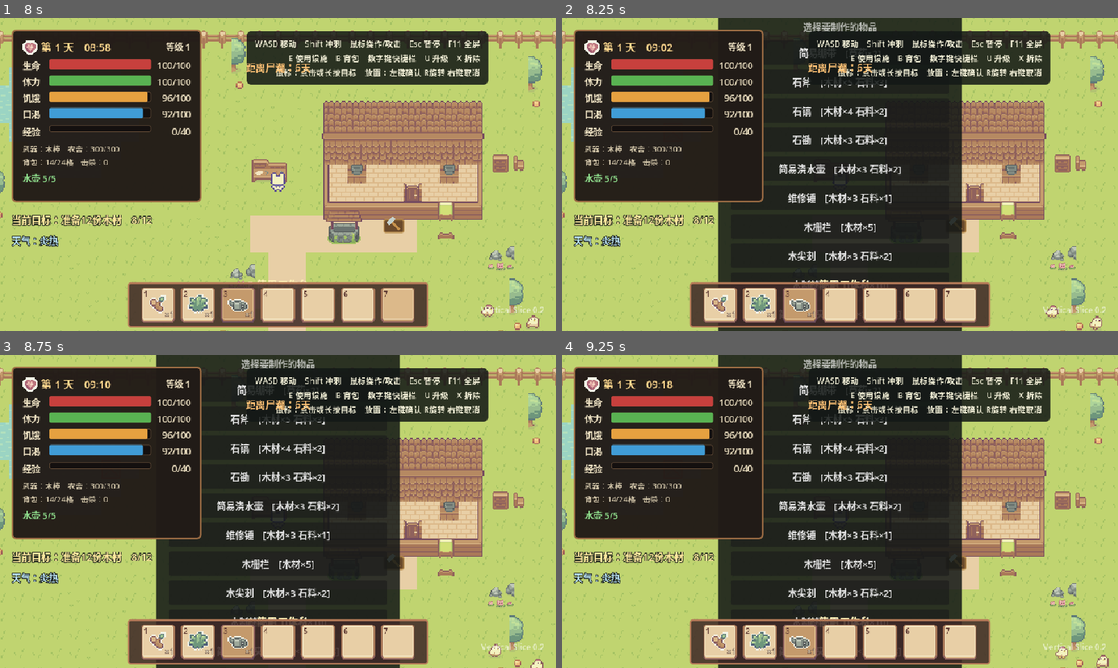
Above: before the commit, frames 1-4 (two rows, left to right).
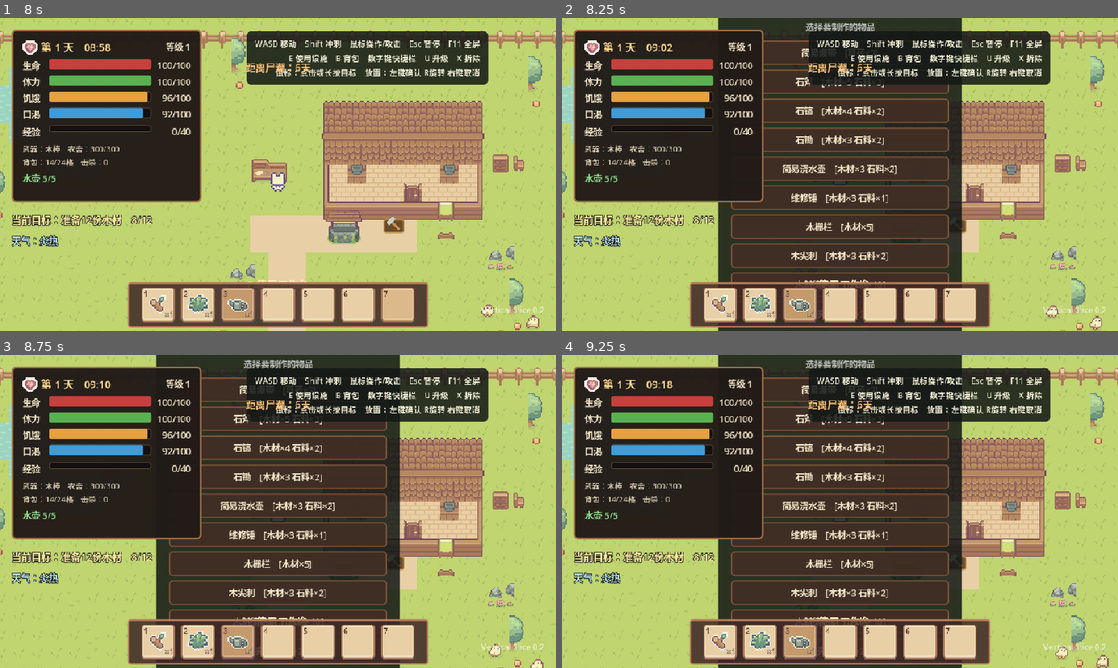
Above: after the commit, the same moments.

Repository: fanfanhappy/zombie-farm-survival
Game: Godot game, scene res://scenes/ui/main_menu.tscn
Two runs of this game, one before a commit and one after it. Both use one fixed random seed, a clock stepped at 60 frames per second and the inputs below.
Inputs (mouse positions are in pixels of both pictures, inside the frame that each line leads up to):
- Up to frame 1 (8 s): click "开始新游戏" at 0.5 s; move the mouse to (250, 237) at 1.27 s; hold W (move_up) 1.28-2 s; hold X (dismantle_structure) 1.28-2 s; click (250, 237) at 1.42 s; drag from (444, 221) to (250, 237) at 2.02 s; click "×1" at 2.75 s; click "×1" at 3.5 s; click "×1" at 4.25 s; click "×0" at 5 s; click "×0" at 5.75 s; click "×0" at 6.5 s; click "×0" at 7.25 s
- Up to frame 2 (8.25 s): move the mouse to (673, 127) at 8.02 s; hold A (move_left) from 8.03 s (still down); hold E (interact) from 8.03 s (still down); click (673, 127) at 8.17 s
- Up to frame 3 (8.75 s): keep holding A (move_left); keep holding E (interact)
- Up to frame 4 (9.25 s): release A (move_left) at 8.75 s; release E (interact) at 8.75 s; drag from (867, 511) to (673, 464) at 8.77 s

Frame 1 is identical in both runs. In frame 2, 20% of the frame differs, in the area x 30-70%, y 1-97%; in frame 3, 20%; in frame 4, 20%.

Commit message:
将游戏菜单拆分为独立可视场景

Diff:
--- a/scenes/game/game_world.tscn
+++ b/scenes/game/game_world.tscn
@@ -8,23 +8,16 @@
 [ext_resource type="Script" uid="uid://c1yiiucbhlk38" path="res://scripts/systems/horde/horde_system.gd" id="7_horde"]
 [ext_resource type="Script" uid="uid://b2twffqxhysi" path="res://scripts/systems/farming/farming_system.gd" id="8_farming"]
 [ext_resource type="Script" uid="uid://c2klyokmmch5v" path="res://scripts/systems/objectives/objective_system.gd" id="9_objectives"]
-[ext_resource type="PackedScene" path="res://scenes/ui/storage_ui.tscn" id="10_storage_ui"]
 [ext_resource type="Script" uid="uid://ore0wuhwce05" path="res://scripts/systems/weather/weather_system.gd" id="11_weather"]
 [ext_resource type="Script" uid="uid://ceekb058vj7rb" path="res://scripts/systems/building/defense_upgrade_system.gd" id="12_defense_upgrade"]
 [ext_resource type="PackedScene" path="res://scenes/actors/player/player.tscn" id="20_player"]
 [ext_resource type="PackedScene" path="res://scenes/ui/game_hud.tscn" id="17_game_hud"]
+[ext_resource type="PackedScene" path="res://scenes/ui/game_menus.tscn" id="21_game_menus"]
 [ext_resource type="PackedScene" path="res://scenes/world/environment/world_resource_layer.tscn" id="18_resource_layer"]
 [ext_resource type="Script" uid="uid://ba1k3rg43lg30" path="res://scripts/world/environment/world_tilemap.gd" id="14_world_tilemap"]
 [ext_resource type="Script" path="res://scripts/core/camera_rig.gd" id="19_camera_rig"]
 
 [ext_resource type="TileSet" uid="uid://c85i64skxhmie" path="res://resources/tilesets/farm_tilled_terrain.tres" id="15_farm_tileset"]
-
-[sub_resource type="StyleBoxFlat" id="StyleBoxFlat_panel"]
-bg_color = Color(0.0745, 0.0941, 0.0863, 0.86)
-corner_radius_top_left = 8
-corner_radius_top_right = 8
-corner_radius_bottom_right = 8
-corner_radius_bottom_left = 8
 
 [node name="Main" type="Node2D" unique_id=1325255420]
 script = ExtResource("1_main")
@@ -100,14 +93,7 @@
 [node name="UI" type="CanvasLayer" parent="."]
 layer = 20
 
-[node name="Menus" type="Control" parent="UI"]
-layout_mode = 3
-anchors_preset = 15
-anchor_right = 1.0
-anchor_bottom = 1.0
-grow_horizontal = 2
-grow_vertical = 2
-mouse_filter = 2
+[node name="Menus" parent="UI" instance=ExtResource("21_game_menus")]
 
 [node name="FloatingTexts" type="Node2D" parent="UI"]
 
@@ -154,115 +140,4 @@
 
 [node name="HUD" parent="UI" unique_id=1722933136 instance=ExtResource("17_game_hud")]
 
-[node name="CraftingPanel" type="PanelContainer" parent="UI/Menus" unique_id=134803110]
-visible = false
-anchors_preset = 8
-anchor_left = 0.5
-anchor_top = 0.5
-anchor_right = 0.5
-anchor_bottom = 0.5
-offset_left = -210.0
-offset_top = -175.0
-offset_right = 210.0
-offset_bottom = 175.0
-grow_horizontal = 2
-grow_vertical = 2
-theme_override_styles/panel = SubResource("StyleBoxFlat_panel")
-
-[node name="Margin" type="MarginContainer" parent="UI/Menus/CraftingPanel" unique_id=1528261598]
-layout_mode = 2
-theme_override_constants/margin_left = 22
-theme_override_constants/margin_top = 18
-theme_override_constants/margin_right = 22
-theme_override_constants/margin_bottom = 18
-
-[node name="Content" type="VBoxContainer" parent="UI/Menus/CraftingPanel/Margin" unique_id=464076623]
-layout_mode = 2
-theme_override_constants/separation = 12
-
-[node name="Title" type="Label" parent="UI/Menus/CraftingPanel/Margin/Content" unique_id=1241703807]
-layout_mode = 2
-theme_override_colors/font_color = Color(1, 0.92, 0.67, 1)
-theme_override_font_sizes/font_size = 24
-text = "工作台"
-horizontal_alignment = 1
-
-[node name="Hint" type="Label" parent="UI/Menus/CraftingPanel/Margin/Content" unique_id=282842918]
-layout_mode = 2
-theme_override_colors/font_color = Color(1, 1, 1, 0.65)
-text = "选择要制作的物品"
-horizontal_alignment = 1
-
-[node name="RecipeList" type="VBoxContainer" parent="UI/Menus/CraftingPanel/Margin/Content" unique_id=361145837]
-layout_mode = 2
-size_flags_vertical = 3
-theme_override_constants/separation = 8
-
-[node name="Close" type="Button" parent="UI/Menus/CraftingPanel/Margin/Content" unique_id=937278059]
-custom_minimum_size = Vector2(0, 42)
-layout_mode = 2
-text = "关闭（Esc）"
-
-[node name="PauseOverlay" type="ColorRect" parent="UI/Menus" unique_id=1054448592]
-visible = false
-anchors_preset = 15
-anchor_right = 1.0
-anchor_bottom = 1.0
-grow_horizontal = 2
-grow_vertical = 2
-color = Color(0.02, 0.025, 0.023, 0.72)
-
-[node name="PausePanel" type="PanelContainer" parent="UI/Menus/PauseOverlay" unique_id=1806804923]
-layout_mode = 0
-anchor_left = 0.5
-anchor_top = 0.5
-anchor_right = 0.5
-anchor_bottom = 0.5
-offset_left = -170.0
-offset_top = -145.0
-offset_right = 170.0
-offset_bottom = 145.0
-grow_horizontal = 2
-grow_vertical = 2
-theme_override_styles/panel = SubResource("StyleBoxFlat_panel")
-
-[node name="Margin" type="MarginContainer" parent="UI/Menus/PauseOverlay/PausePanel" unique_id=395840187]
-layout_mode = 2
-theme_override_constants/margin_left = 26
-theme_override_constants/margin_top = 22
-theme_override_constants/margin_right = 26
-theme_override_constants/margin_bottom = 22
-
-[node name="Buttons" type="VBoxContainer" parent="UI/Menus/PauseOverlay/PausePanel/Margin" unique_id=191912974]
-layout_mode = 2
-theme_override_constants/separation = 12
-
-[node name="Title" type="Label" parent="UI/Menus/PauseOverlay/PausePanel/Margin/Buttons" unique_id=1109687388]
-layout_mode = 2
-theme_override_font_sizes/font_size = 28
-text = "游戏暂停"
-horizontal_alignment = 1
-
-[node name="Resume" type="Button" parent="UI/Menus/PauseOverlay/PausePanel/Margin/Buttons" unique_id=1552261681]
-custom_minimum_size = Vector2(0, 42)
-layout_mode = 2
-text = "继续游戏"
-
-[node name="Save" type="Button" parent="UI/Menus/PauseOverlay/PausePanel/Margin/Buttons" unique_id=1912884458]
-custom_minimum_size = Vector2(0, 42)
-layout_mode = 2
-text = "保存游戏"
-
-[node name="Load" type="Button" parent="UI/Menus/PauseOverlay/PausePanel/Margin/Buttons" unique_id=1556772991]
-custom_minimum_size = Vector2(0, 42)
-layout_mode = 2
-text = "读取存档"
-
-[node name="Quit" type="Button" parent="UI/Menus/PauseOverlay/PausePanel/Margin/Buttons" unique_id=952791415]
-custom_minimum_size = Vector2(0, 42)
-layout_mode = 2
-text = "退出游戏"
-
 [node name="InventoryUI" parent="UI" instance=ExtResource("5_inventory_ui")]
-
-[node name="StorageUI" parent="UI/Menus" instance=ExtResource("10_storage_ui")]
--- /dev/null
+++ b/scenes/ui/game_menus.tscn
@@ -0,0 +1,132 @@
+[gd_scene load_steps=4 format=3]
+
+[ext_resource type="PackedScene" path="res://scenes/ui/storage_ui.tscn" id="1_storage_ui"]
+[ext_resource type="Theme" path="res://resources/themes/survival_ui_theme.tres" id="2_theme"]
+
+[sub_resource type="StyleBoxFlat" id="StyleBoxFlat_panel"]
+bg_color = Color(0.0745, 0.0941, 0.0863, 0.86)
+corner_radius_top_left = 8
+corner_radius_top_right = 8
+corner_radius_bottom_right = 8
+corner_radius_bottom_left = 8
+
+[node name="Menus" type="Control"]
+layout_mode = 3
+anchors_preset = 15
+anchor_right = 1.0
+anchor_bottom = 1.0
+grow_horizontal = 2
+grow_vertical = 2
+mouse_filter = 2
+theme = ExtResource("2_theme")
+
+[node name="CraftingPanel" type="PanelContainer" parent="."]
+visible = false
+anchors_preset = 8
+anchor_left = 0.5
+anchor_top = 0.5
+anchor_right = 0.5
+anchor_bottom = 0.5
+offset_left = -210.0
+offset_top = -175.0
+offset_right = 210.0
+offset_bottom = 175.0
+grow_horizontal = 2
+grow_vertical = 2
+theme_override_styles/panel = SubResource("StyleBoxFlat_panel")
+
+[node name="Margin" type="MarginContainer" parent="CraftingPanel"]
+layout_mode = 2
+theme_override_constants/margin_left = 22
+theme_override_constants/margin_top = 18
+theme_override_constants/margin_right = 22
+theme_override_constants/margin_bottom = 18
+
+[node name="Content" type="VBoxContainer" parent="CraftingPanel/Margin"]
+layout_mode = 2
+theme_override_constants/separation = 12
+
+[node name="Title" type="Label" parent="CraftingPanel/Margin/Content"]
+layout_mode = 2
+theme_override_colors/font_color = Color(1, 0.92, 0.67, 1)
+theme_override_font_sizes/font_size = 24
+text = "工作台"
+horizontal_alignment = 1
+
+[node name="Hint" type="Label" parent="CraftingPanel/Margin/Content"]
+layout_mode = 2
+theme_override_colors/font_color = Color(1, 1, 1, 0.65)
+text = "选择要制作的物品"
+horizontal_alignment = 1
+
+[node name="RecipeList" type="VBoxContainer" parent="CraftingPanel/Margin/Content"]
+layout_mode = 2
+size_flags_vertical = 3
+theme_override_constants/separation = 8
+
+[node name="Close" type="Button" parent="CraftingPanel/Margin/Content"]
+custom_minimum_size = Vector2(0, 42)
+layout_mode = 2
+text = "关闭（Esc）"
+
+[node name="PauseOverlay" type="ColorRect" parent="."]
+visible = false
+anchors_preset = 15
+anchor_right = 1.0
+anchor_bottom = 1.0
+grow_horizontal = 2
+grow_vertical = 2
+color = Color(0.02, 0.025, 0.023, 0.72)
+
+[node name="PausePanel" type="PanelContainer" parent="PauseOverlay"]
+layout_mode = 0
+anchor_left = 0.5
+anchor_top = 0.5
+anchor_right = 0.5
+anchor_bottom = 0.5
+offset_left = -170.0
+offset_top = -145.0
+offset_right = 170.0
+offset_bottom = 145.0
+grow_horizontal = 2
+grow_vertical = 2
+theme_override_styles/panel = SubResource("StyleBoxFlat_panel")
+
+[node name="Margin" type="MarginContainer" parent="PauseOverlay/PausePanel"]
+layout_mode = 2
+theme_override_constants/margin_left = 26
+theme_override_constants/margin_top = 22
+theme_override_constants/margin_right = 26
+theme_override_constants/margin_bottom = 22
+
+[node name="Buttons" type="VBoxContainer" parent="PauseOverlay/PausePanel/Margin"]
+layout_mode = 2
+theme_override_constants/separation = 12
+
+[node name="Title" type="Label" parent="PauseOverlay/PausePanel/Margin/Buttons"]
+layout_mode = 2
+theme_override_font_sizes/font_size = 28
+text = "游戏暂停"
+horizontal_alignment = 1
+
+[node name="Resume" type="Button" parent="PauseOverlay/PausePanel/Margin/Buttons"]
+custom_minimum_size = Vector2(0, 42)
+layout_mode = 2
+text = "继续游戏"
+
+[node name="Save" type="Button" parent="PauseOverlay/PausePanel/Margin/Buttons"]
+custom_minimum_size = Vector2(0, 42)
+layout_mode = 2
+text = "保存游戏"
+
+[node name="Load" type="Button" parent="PauseOverlay/PausePanel/Margin/Buttons"]
+custom_minimum_size = Vector2(0, 42)
+layout_mode = 2
+text = "读取存档"
+
+[node name="Quit" type="Button" parent="PauseOverlay/PausePanel/Margin/Buttons"]
+custom_minimum_size = Vector2(0, 42)
+layout_mode = 2
+text = "退出游戏"
+
+[node name="StorageUI" parent="." instance=ExtResource("1_storage_ui")]
